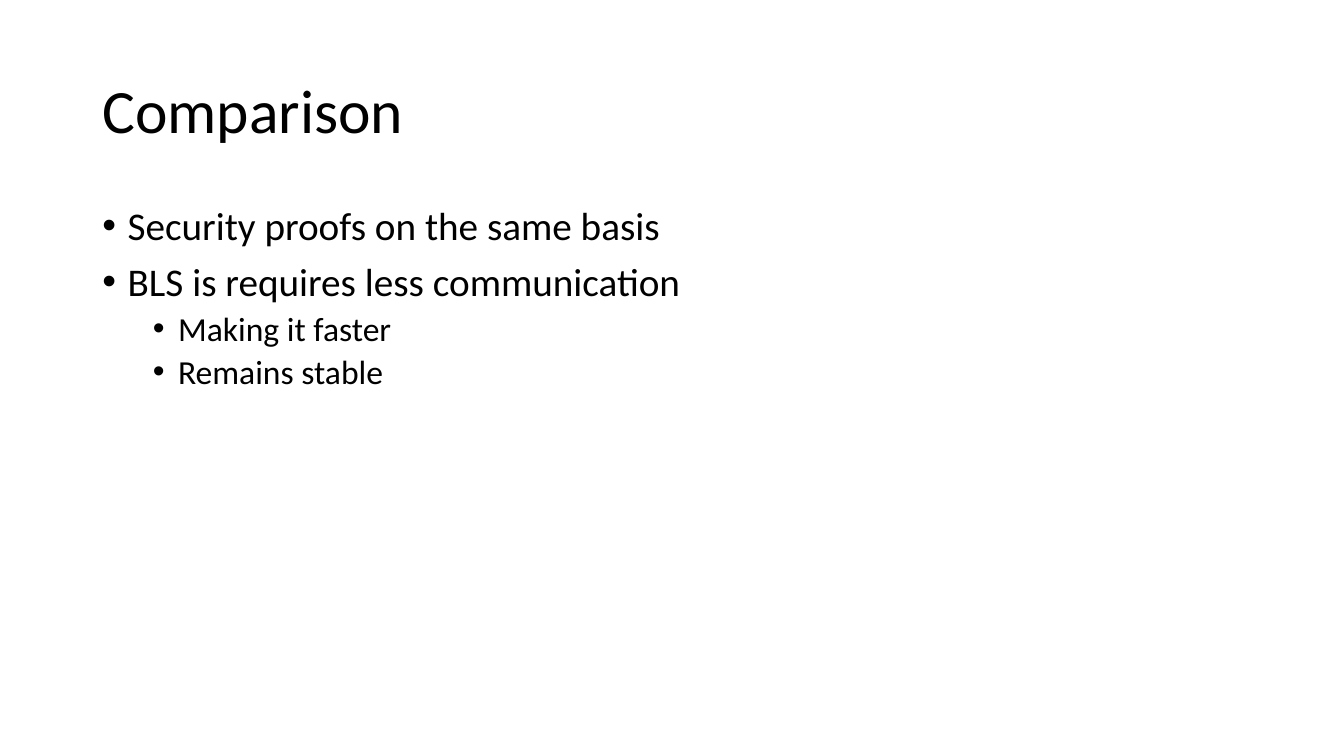
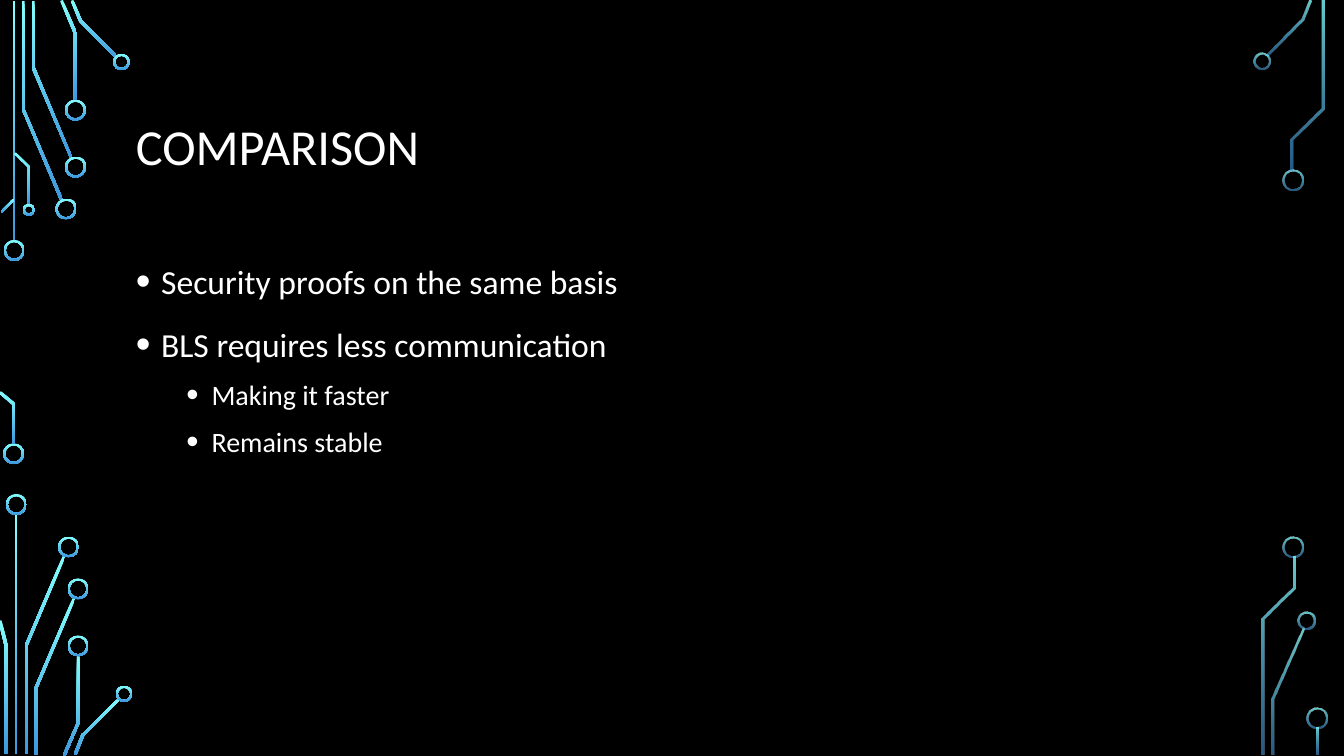
Before and after one commit to PJvGrol/Thesis, a slide deck: slide 17 of Presentation.pptx (slide 16 before the commit). Drawn at 1344x756 pixels with LibreOffice and Linux fonts; fonts in the diff are those of the drawing; background and template pictures are left out. Boxes give left, top, right and bottom in pixels: in the first picture for what was removed or moved away, otherwise in the second. Text is boxed around its words. In the diff, an @@ line names an element or a change of style, - is before the commit and + after.

```diff
--- a/Presentation.pptx
+++ b/Presentation.pptx
@@ background #FFFFFF to picture (left out) @@
@@ title at (136, 132, 419, 166): text changed; size 44 to 36 pt; text colour #000000 to #FFFFFF @@
-Comparison
+COMPARISON
@@ text "Security proofs on the same ...": place and size @@
-text "Security proofs on the same ..." at (128, 212, 680, 385)
+text "Security proofs on the same ..." at (161, 270, 618, 453)
@@ text at (161, 270, 618, 453): size 28 to 24 pt in "Security proofs on the same basis"; text colour #000000 to #FFFFFF in "Security proofs on the same basis", "Making it faster", "Remains stable"; size 24 to 20 pt in "Making it faster", "Remains stable"; line spacing 0.9 to 1.2 @@
@@ text at (161, 333, 606, 363): text changed; size 28 to 24 pt; text colour #000000 to #FFFFFF @@
-• BLS is requires less communication
+• BLS requires less communication
@@ group added at (0, 0, 1328, 756): 33 freeform shapes, 3 rectangles @@
```
Also in this commit, not shown: 11 other slides changed, 8 slides added, 6 slides removed, 18 other files.
